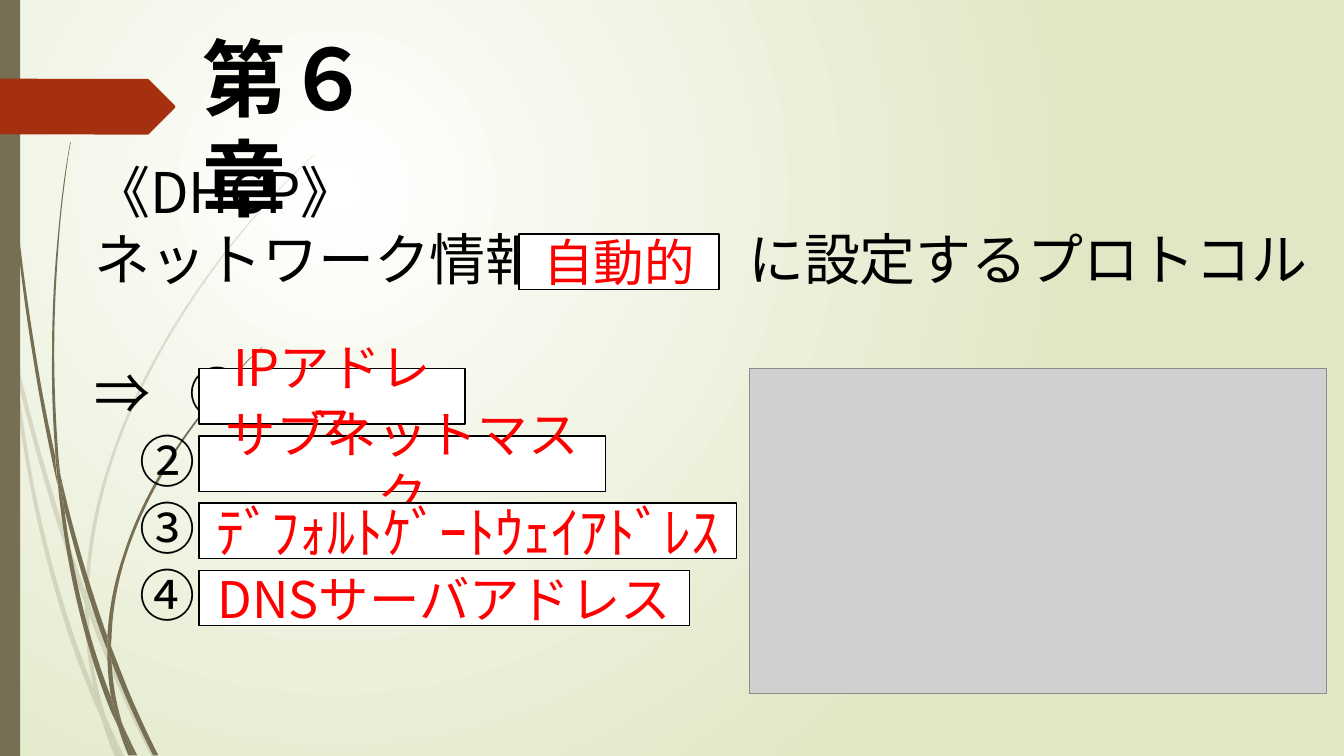
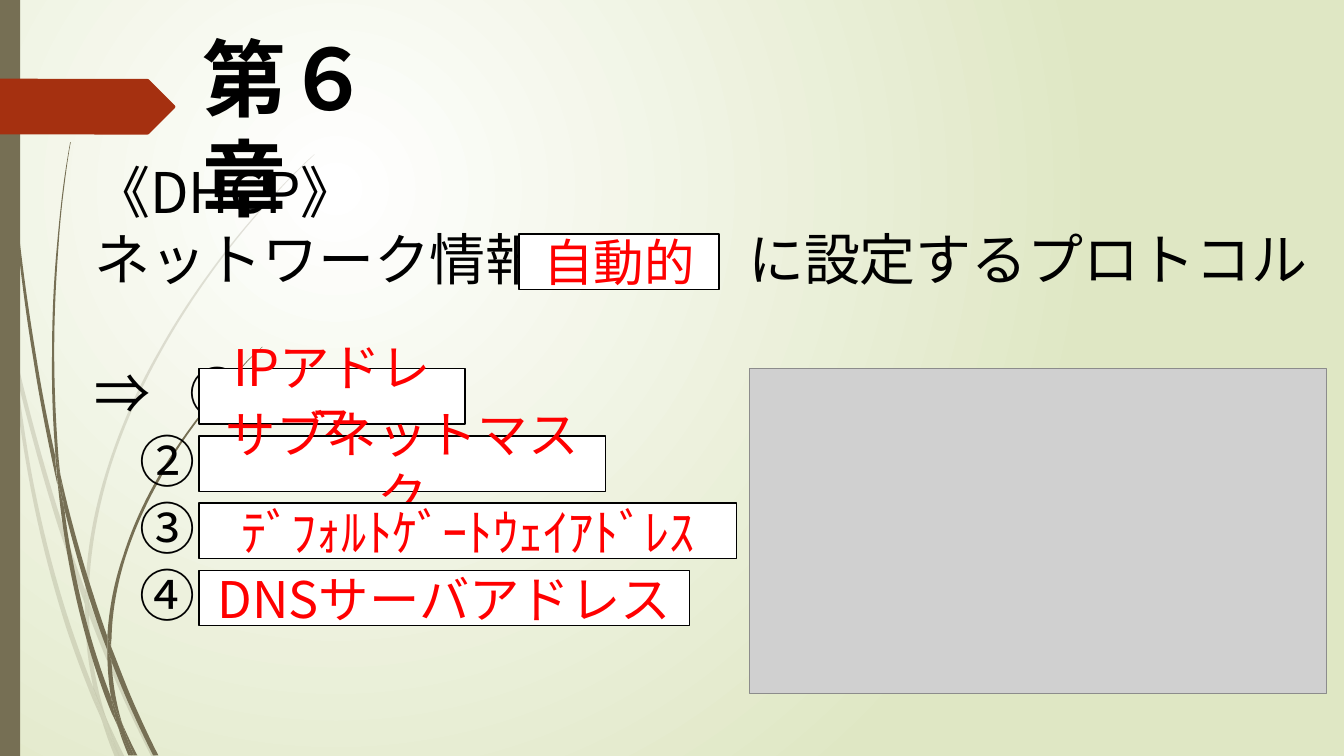
Before and after one commit to nkd10121/keep, a slide deck: slide 14 of 09_コンピュータ概論/02_学生用PPT_Chapter6-.pptx. Drawn at 1344x756 pixels with LibreOffice and Linux fonts; fonts in the diff are those of the drawing; grey boxes stand for pictures. Boxes give left, top, right and bottom in pixels: in the first picture for what was removed or moved away, otherwise in the second. Text is boxed around its words. In the diff, an @@ line names an element or a change of style, - is before the commit and + after.

```diff
--- a/09_コンピュータ概論/02_学生用PPT_Chapter6-.pptx
+++ b/09_コンピュータ概論/02_学生用PPT_Chapter6-.pptx
@@ rectangle "ﾃﾞﾌｫﾙﾄｹﾞｰﾄｳｪｲｱﾄﾞﾚｽ" at (x1=199, y1=503, x2=736, y2=559): size 40 to 36 pt @@
```
Also in this commit, not shown: 4 other slides changed, 1 other file.
